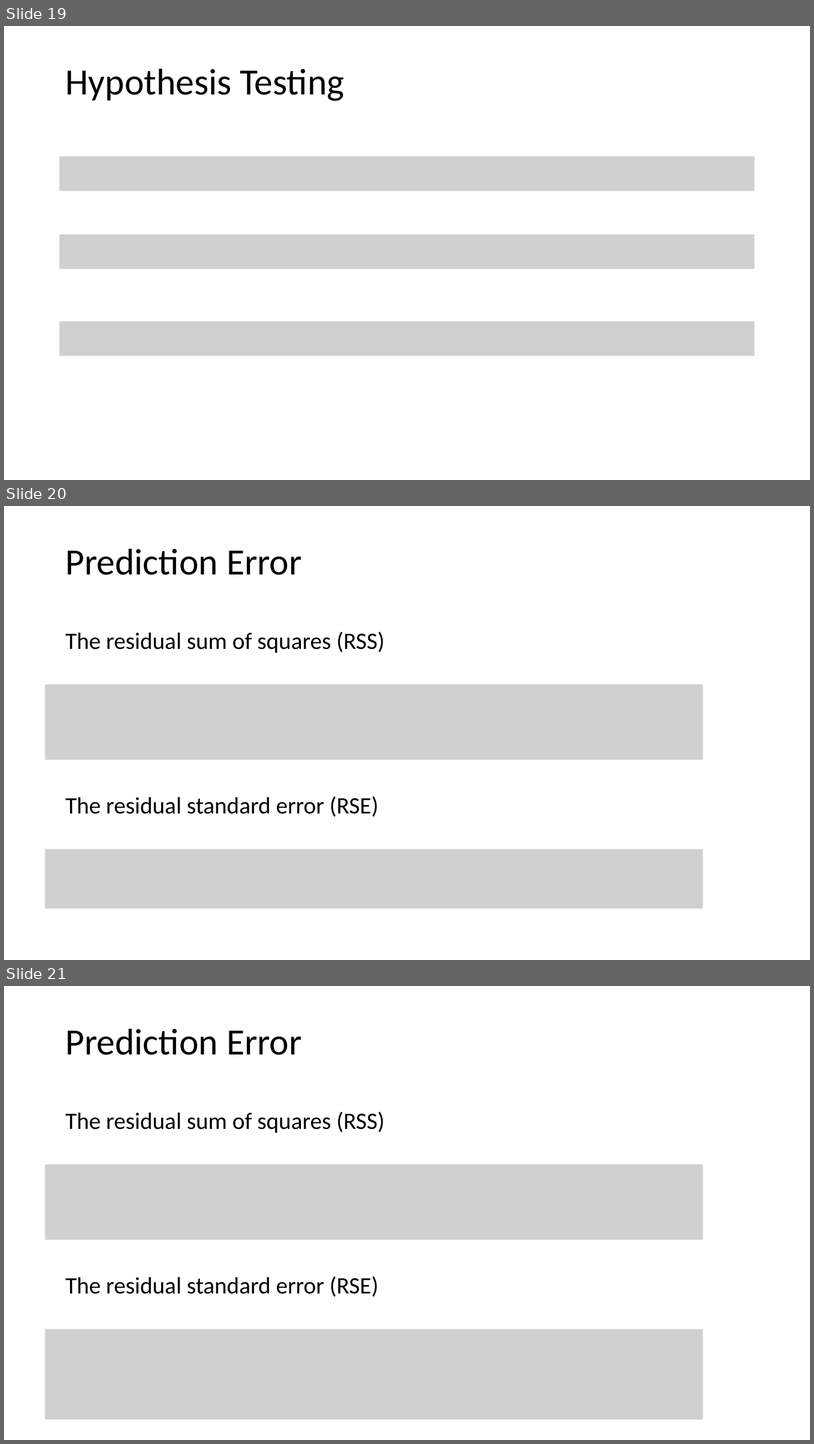
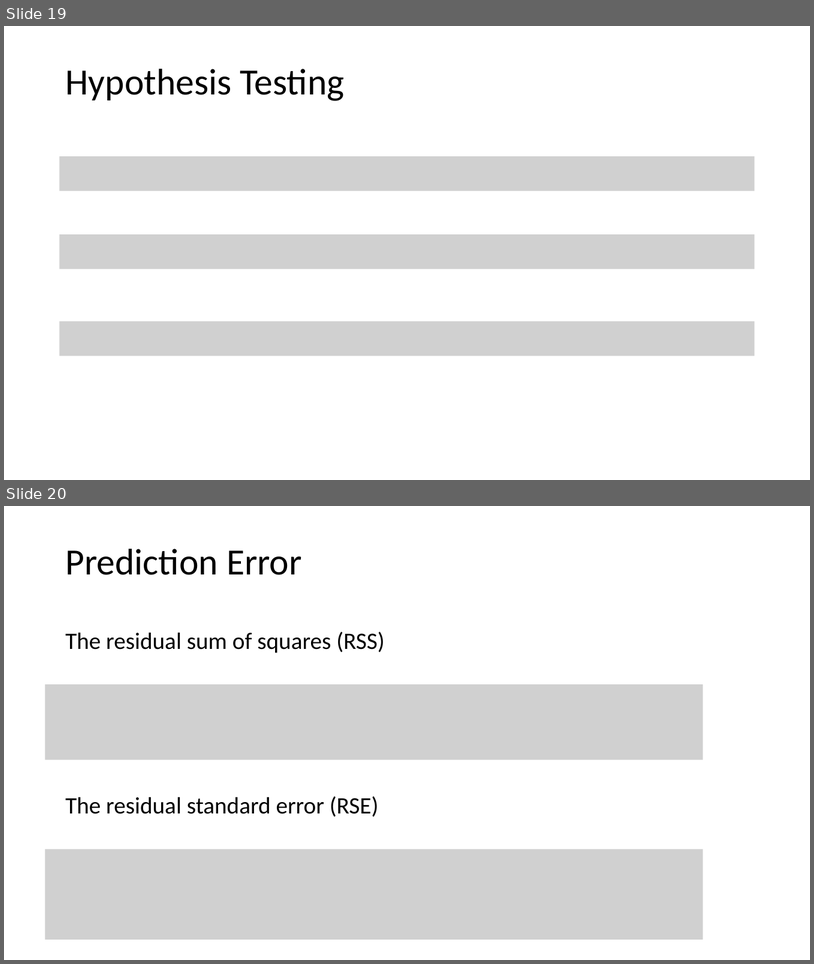
Before and after one commit to tianzheng4/tianzheng4.github.io, a slide deck: _umkc-teaching/slides/Lecture3.pptx. Shown one above the other, each under a label of ours: slides 19, 20 and 21 before the commit, slides 19 and 20 after it. The pictures are 814x1444 and 814x964 pixels, drawn with LibreOffice and Linux fonts; fonts in the diff are those of the drawing; grey boxes stand for pictures. Boxes give left, top, right and bottom in pixels: in the first picture for what was removed or moved away, otherwise in the second. Text is boxed around its words. In the diff, an @@ line names an element or a change of style, - is before the commit and + after.

```diff
--- a/_umkc-teaching/slides/Lecture3.pptx
+++ b/_umkc-teaching/slides/Lecture3.pptx
@@ slide 20 removed at <box>4,506,810,960</box>, background #FFFFFF @@
@@ title removed at <box>65,549,302,575</box> @@
-Prediction Error
@@ text removed at <box>65,631,384,653</box> @@
-The residual sum of squares (RSS)
@@ picture removed at <box>45,684,704,759</box> @@
@@ text removed at <box>65,796,379,817</box> @@
-The residual standard error (RSE)
@@ picture removed at <box>45,849,704,908</box> @@
@@ what was slide 21 is now slide 20 @@
```
Also in this commit, not shown: 2 other files.
